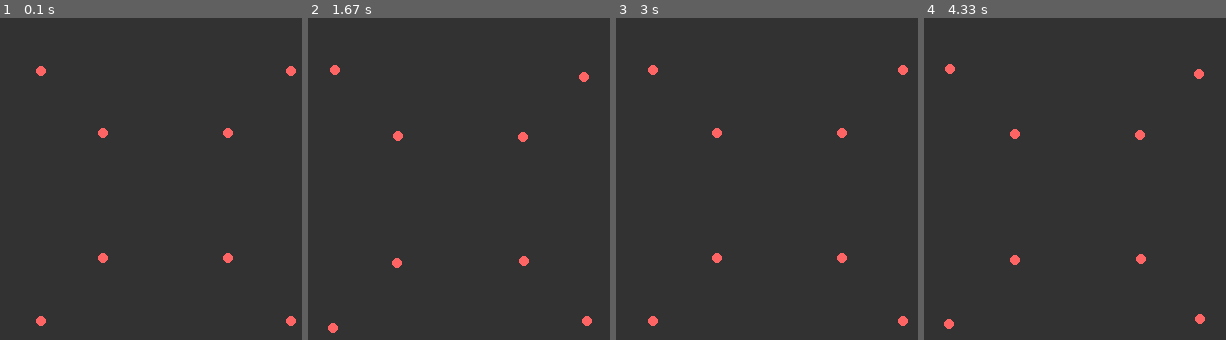
Above: before the commit, frames 1-4 (left to right).
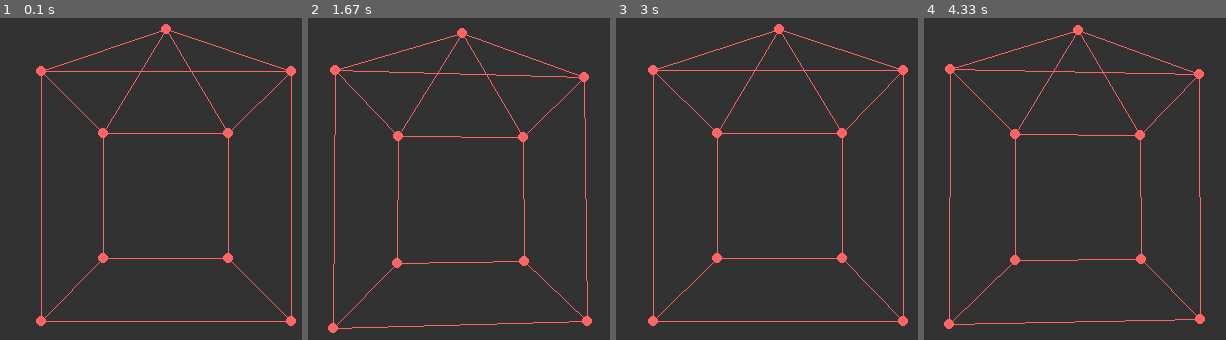
Above: after the commit, the same moments.

Repository: Cuchibambo/Main-Projects
Game: pygame game, started from python/3Dtimes2.py
The game is run twice, just before and just after one commit, with the same random seed, the same clock (stepped at 60 frames per second) and the same inputs.
Inputs:
- Up to frame 1 (0.1 s): no input
- Up to frame 2 (1.67 s): hold Right 0.33-0.8 s; hold Up 0.83-1.13 s; tap Z at 0.9, 1.23, 1.53 s; hold Right 1.17-1.63 s; hold D 1.17-1.63 s
- Up to frame 3 (3 s): hold Left 1.67-2.2 s; tap Z at 1.73, 2.03, 2.3, 2.63, 2.93 s; hold Down 2.23-2.53 s; hold S 2.23-2.53 s; hold Left 2.57-2.97 s
- Up to frame 4 (4.33 s): hold Up 3-3.37 s; tap Z at 3.07, 3.47, 3.77, 4.13 s; hold Right 3.4-4.03 s; hold D 3.4-4.03 s; hold Down from 4.07 s (still down); hold S from 4.07 s (still down)

The runs differ from the first frame. In frame 1, 2.2% of the frame differs, in the area x 13-97%, y 1-95%; in frame 2, 2.2%, in the area x 8-93%, y 3-97%; in frame 3, 2.2%; in frame 4, 2.2%.

Commit message:
changesng

Diff:
--- a/python/3Dtimes2.py
+++ b/python/3Dtimes2.py
@@ -19,14 +19,15 @@
 CameraDistance = 1
 vec1 = NormalizeVector((1,0,0))
 vec2 = NormalizeVector((0,0,1))
-Points = [Point((1,1,1),[]),
-          Point((1,1,-1),[]),
-          Point((-1,1,-1),[]),
-          Point((-1,1,1),[]),
-          Point((1,3,1),[]),
-          Point((1,3,-1),[]),
-          Point((-1,3,-1),[]),
-          Point((-1,3,1),[])]
+Points = [Point((1,1,1),[1,3,4]),
+          Point((1,1,-1),[2,5]),
+          Point((-1,1,-1),[6,3]),
+          Point((-1,1,1),[7]),
+          Point((1,3,1),[5,7]),
+          Point((1,3,-1),[6]),
+          Point((-1,3,-1),[7]),
+          Point((-1,3,1),[]),
+          Point((0,2,-2),[1,2,5,6])]
 
 HorizontalMoveSpeed, DepthMoveSpeed, VerticalMoveSpeed = 0.001, 0.001, 0.001
 X_RotationSpeed, Y_RotationSpeed, Z_RotationSpeed = 0.001, 0.001, 0.001
